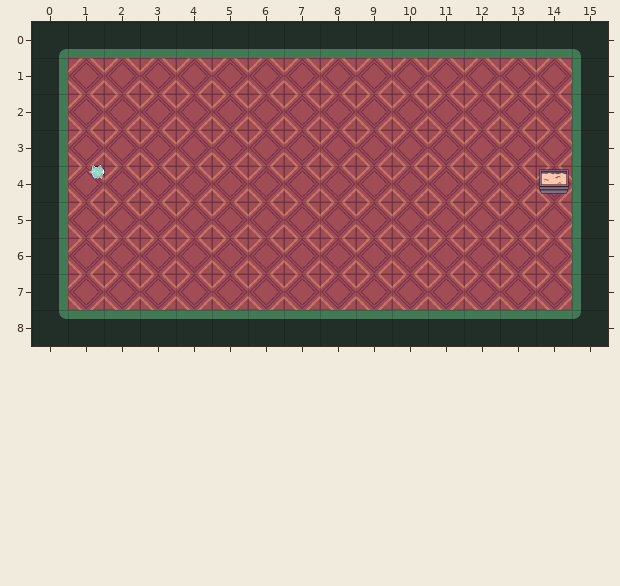
A Tiled map (JSON) gets an edit: assets/tiled/d2_8.json. This is how it looked before the edit.
Cells are 64x64 px. Shown: x 0..15, y 0..8.
New version:
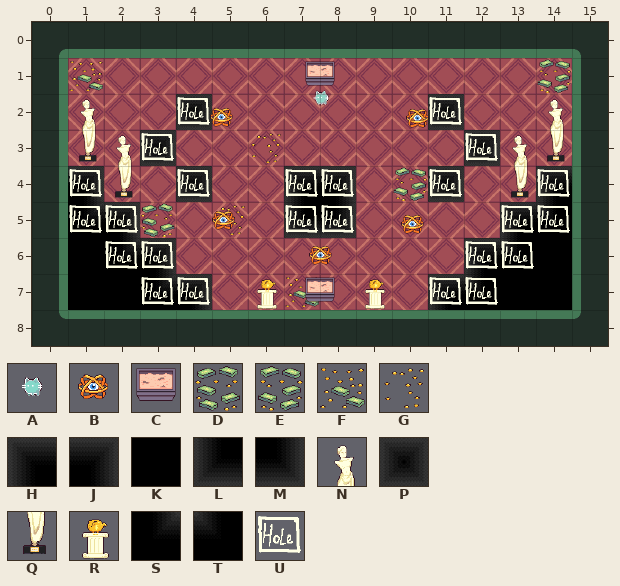
Key: from "room_tileset": A 26, B 27, C 30, D 76, E 77, F 78, G 80, H 90, J 91, K 113, L 115, M 116, N 122, P 138, Q 147, R 148, S 162, T 164, U 227.
_ is an empty cell.
Objects are placed by their top-left corner, in cells (3,4 is the top-left corner of cell 3,4); size is 1x1 cell unless given.
From old to new:
{"where": "layer \"onn\""}
{"y":1,"x":1,"old":"_","new":"F"}
{"y":1,"x":14,"old":"_","new":"E"}
{"y":2,"x":4,"old":"_","new":"P"}
{"y":2,"x":11,"old":"_","new":"P"}
{"y":3,"x":3,"old":"_","new":"P"}
{"y":3,"x":6,"old":"_","new":"G"}
{"y":3,"x":12,"old":"_","new":"P"}
{"y":4,"x":1,"old":"_","new":"J"}
{"y":4,"x":4,"old":"_","new":"P"}
{"y":4,"x":7,"old":"__","new":"HJ"}
{"y":4,"x":10,"old":"__","new":"EP"}
{"y":4,"x":14,"old":"_","new":"H"}
{"y":5,"x":1,"old":"___","new":"SJD"}
{"y":5,"x":5,"old":"_","new":"G"}
{"y":5,"x":7,"old":"__","new":"LM"}
{"y":5,"x":13,"old":"__","new":"HT"}
{"y":6,"x":1,"old":"___","new":"KSJ"}
{"y":6,"x":12,"old":"___","new":"HTK"}
{"y":7,"x":1,"old":"____","new":"KKSJ"}
{"y":7,"x":7,"old":"_","new":"F"}
{"y":7,"x":11,"old":"____","new":"HTKK"}
{"where": "layer \"onc\""}
{"y":2,"x":1,"old":"_","new":"N"}
{"y":2,"x":14,"old":"_","new":"N"}
{"y":3,"x":1,"old":"__","new":"QN"}
{"y":3,"x":13,"old":"__","new":"NQ"}
{"y":4,"x":2,"old":"_","new":"Q"}
{"y":4,"x":13,"old":"_","new":"Q"}
{"y":7,"x":6,"old":"_","new":"R"}
{"y":7,"x":9,"old":"_","new":"R"}
{"where": "layer \"holes\""}
{"now": "U at 11,2"}
{"now": "U at 4,2"}
{"now": "U at 12,3"}
{"now": "U at 3,3"}
{"now": "U at 1,4"}
{"now": "U at 14,4"}
{"now": "U at 7,4"}
{"now": "U at 8,4"}
{"now": "U at 11,4"}
{"now": "U at 4,4"}
{"now": "U at 1,5"}
{"now": "U at 2,5"}
{"now": "U at 13,5"}
{"now": "U at 14,5"}
{"now": "U at 7,5"}
{"now": "U at 8,5"}
{"now": "U at 2,6"}
{"now": "U at 3,6"}
{"now": "U at 12,6"}
{"now": "U at 13,6"}
{"now": "U at 3,7"}
{"now": "U at 4,7"}
{"now": "U at 11,7"}
{"now": "U at 12,7"}
{"where": "layer \"portals\""}
{"now": "C \"d2_3\" at 7.5,1"}
{"now": "C \"d2_10\" at 7.5,7"}
{"was": "C \"d2_9\" at 14,4"}
{"where": "layer \"enemies\""}
{"now": "B \"eO_0\" at 4.8,2.2"}
{"now": "B \"eO_0\" at 10.2,2.2"}
{"now": "B \"eO_0\" at 4.8,5"}
{"now": "B \"eO_0\" at 10.1,5.1"}
{"now": "B \"eO_0\" at 7.5,6"}
{"where": "layer \"player\""}
{"was": "A \"Player\" at 1.3,3.7", "now": "A \"Player\" at 7.5,1.6"}
{"label":"changed","picture_box":[68,61,245,310]}
{"label":"changed","picture_box":[305,61,335,105]}
{"label":"changed","picture_box":[393,59,572,310]}
{"label":"added","picture_box":[251,133,356,309]}
{"label":"added","picture_box":[365,279,385,309]}
